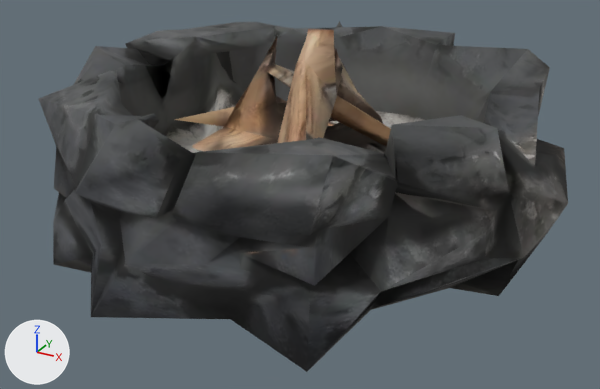
One commit to the glTF model projects/new-thumamah/assets/models/fire-pit.glb: the scene before it, then after it.
Camera for both pictures: a 50 mm lens placed at (0.701, -1.288, 0.52), pointed at (0.016, -0.042, -0.102). Arrows for +X, +Y and +Z are at lower left; the lights stay in place. The older version comes first. Vertices at exactly the same position are counted once.

Names of what the first picture shows: 'tripo_node_42fe50b9-1a7f-4ded-9504-5da1b69dffe2'.
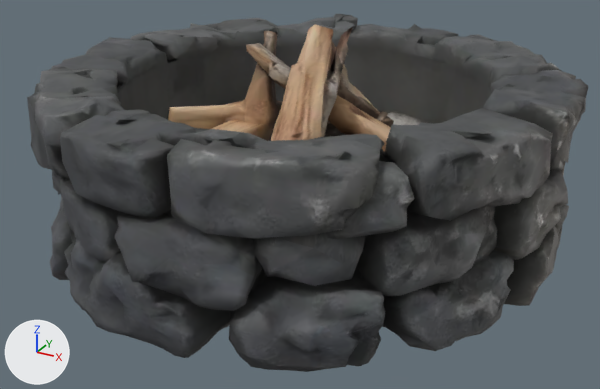
Changed parts and their boxes (x1, y1, x2, y2) in the pictures (600 x 389 px):
```json
{"object": "tripo_node_42fe50b9-1a7f-4ded-9504-5da1b69dffe2", "change": "reshaped", "before": [39, 21, 568, 372], "after": [27, 14, 588, 372], "on screen": "6% wider"}
{"part": 1, "of": "me_tripo_mesh_42fe50b9_1a7f_4ded_9504_5da1b69dffe2", "change": "built on", "after": [27, 14, 588, 372]}
```

Edits to the scene script, one JSON object a line:
```json
{"block": "me_tripo_mesh_42fe50b9_1a7f_4ded_9504_5da1b69dffe2", "where": "# used by ob_tripo_node_42fe50b9_1a7f_4ded_9504_5da1b69dffe2; location = (0.0, 0.0, 0.0)"}
{"op": "remove", "block": "me_tripo_mesh_42fe50b9_1a7f_4ded_9504_5da1b69dffe2", "code": "me_tripo_mesh_42fe50b9_1a7f_4ded_9504_5da1b69dffe2.from_pydata(...)  # 459 vertices, 978 faces; spans x -0.477..0.484, y -0.494..0.499, z -0.199..0.19"}
{"op": "add", "block": "me_tripo_mesh_42fe50b9_1a7f_4ded_9504_5da1b69dffe2", "code": "me_tripo_mesh_42fe50b9_1a7f_4ded_9504_5da1b69dffe2.from_pydata(...)  # 4818 vertices, 9712 faces; spans x -0.484..0.484, y -0.5..0.5, z -0.2..0.2"}
{"block": "me_tripo_mesh_42fe50b9_1a7f_4ded_9504_5da1b69dffe2", "change": "me_tripo_mesh_42fe50b9_1a7f_4ded_9504_5da1b69dffe2 part 1: 1 vertex moved within x -0.277, y 0.346, z 0.084; 4359 vertices added at x -0.484..0.483, y -0.5..0.5, z -0.2..0.2"}
```
